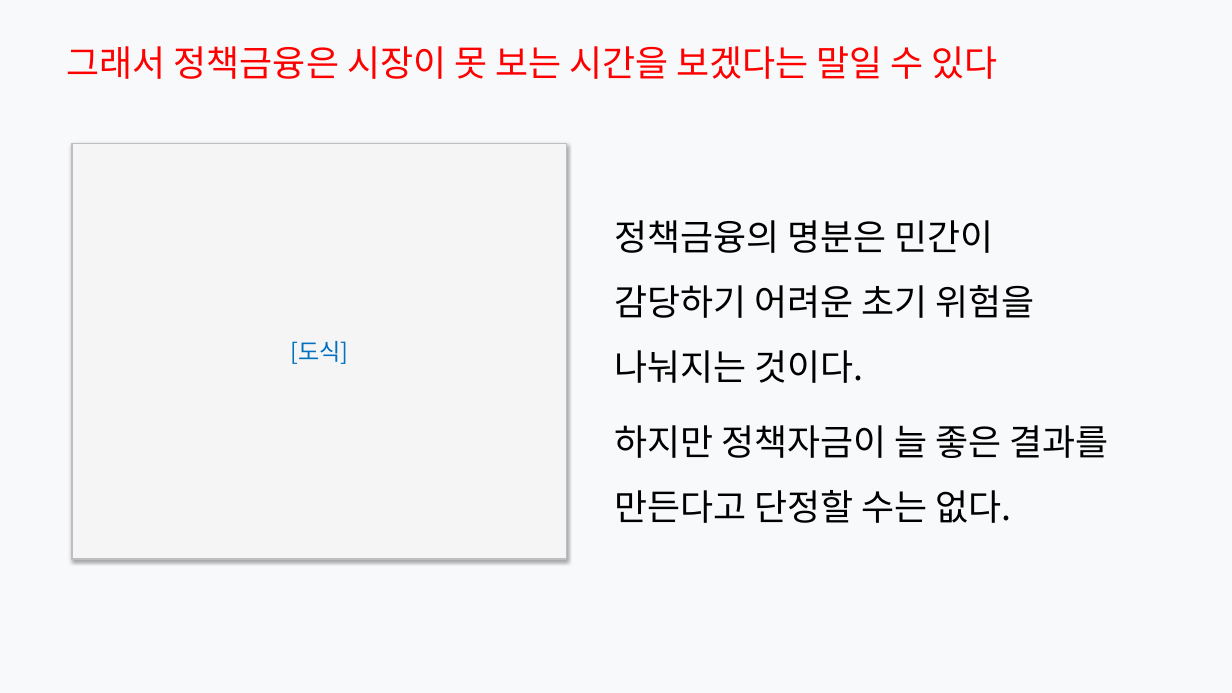
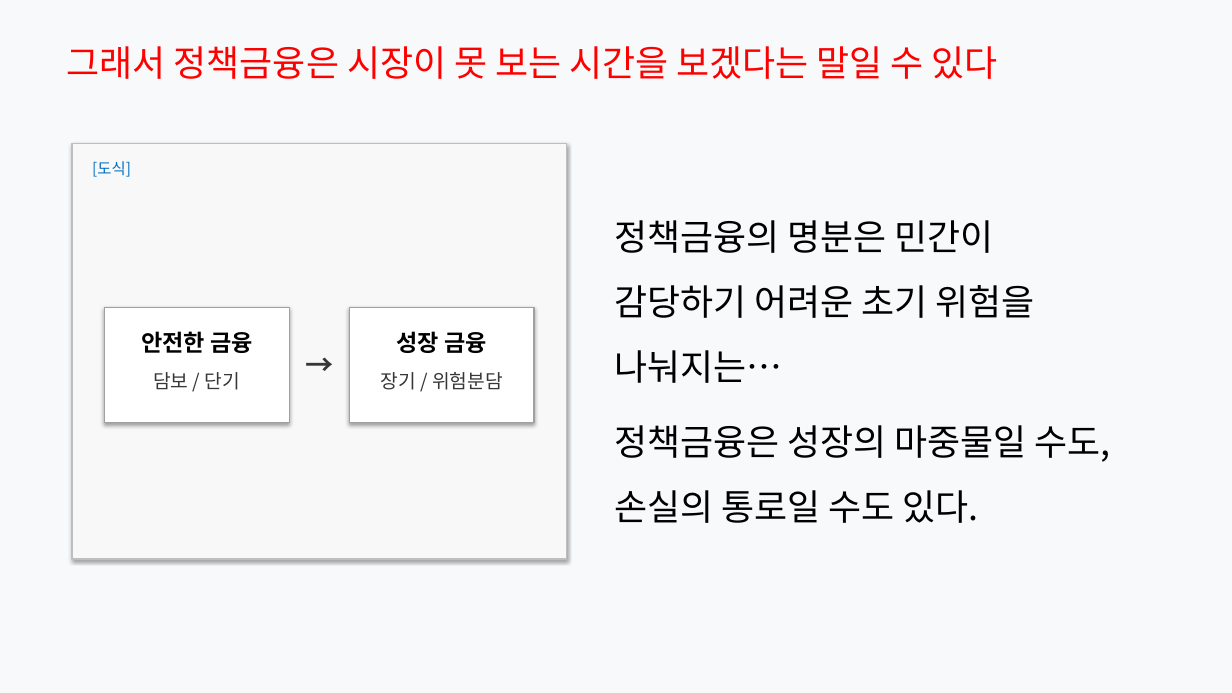
Before and after one commit to Rlearnchan/luddite, a slide deck: slide 10 of outputs/pptx/productive_finance_policy_styled_draft.pptx. Drawn at 1232x693 pixels with LibreOffice and Linux fonts; fonts in the diff are those of the drawing. Boxes give left, top, right and bottom in pixels: in the first picture for what was removed or moved away, otherwise in the second. Text is boxed around its words. In the diff, an @@ line names an element or a change of style, - is before the commit and + after.

```diff
--- a/outputs/pptx/productive_finance_policy_styled_draft.pptx
+++ b/outputs/pptx/productive_finance_policy_styled_draft.pptx
@@ rectangle at <box>72,143,567,559</box>: fill #F5F5F5 to #F8F8F8 @@
@@ text added at <box>92,161,131,177</box>, 12 pt, text #0070C0 @@
+[도식]
@@ text at <box>614,220,1111,523</box>: text changed @@
-정책금융의 명분은 민간이 감당하기 어려운 초기 위험을 나눠지는 것이다.
-하지만 정책자금이 늘 좋은 결과를 만든다고 단정할 수는 없다.
+정책금융의 명분은 민간이 감당하기 어려운 초기 위험을 나눠지는…
+정책금융은 성장의 마중물일 수도, 손실의 통로일 수도 있다.
@@ rectangle added at <box>104,308,289,423</box>, fill #FFFFFF, outline #A0A0A0 1 pt @@
@@ rectangle added at <box>349,308,534,423</box>, fill #FFFFFF, outline #A0A0A0 1 pt @@
@@ text added at <box>141,331,253,353</box>, 18 pt, text #000000, bold @@
+안전한 금융
@@ text in rectangle at <box>290,341,348,364</box>: text removed @@
-[도식]
@@ text added at <box>297,343,343,378</box>, 22 pt, text #373737, bold @@
+→
@@ text added at <box>397,331,487,353</box>, 18 pt, text #000000, bold @@
+성장 금융
@@ text added at <box>153,372,240,390</box>, 15 pt, text #373737 @@
+담보 / 단기
@@ text added at <box>380,372,503,390</box>, 15 pt, text #373737 @@
+장기 / 위험분담
```
Also in this commit, not shown: 19 other slides changed, 8 other files.
